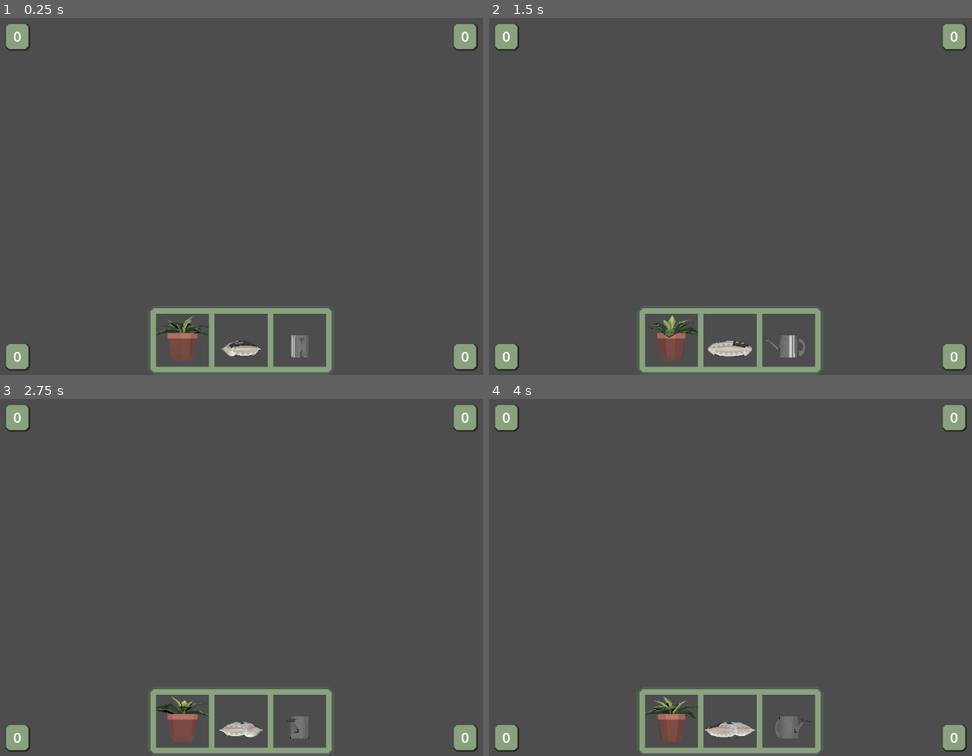
Above: before the commit, frames 1-4 (two rows, left to right).
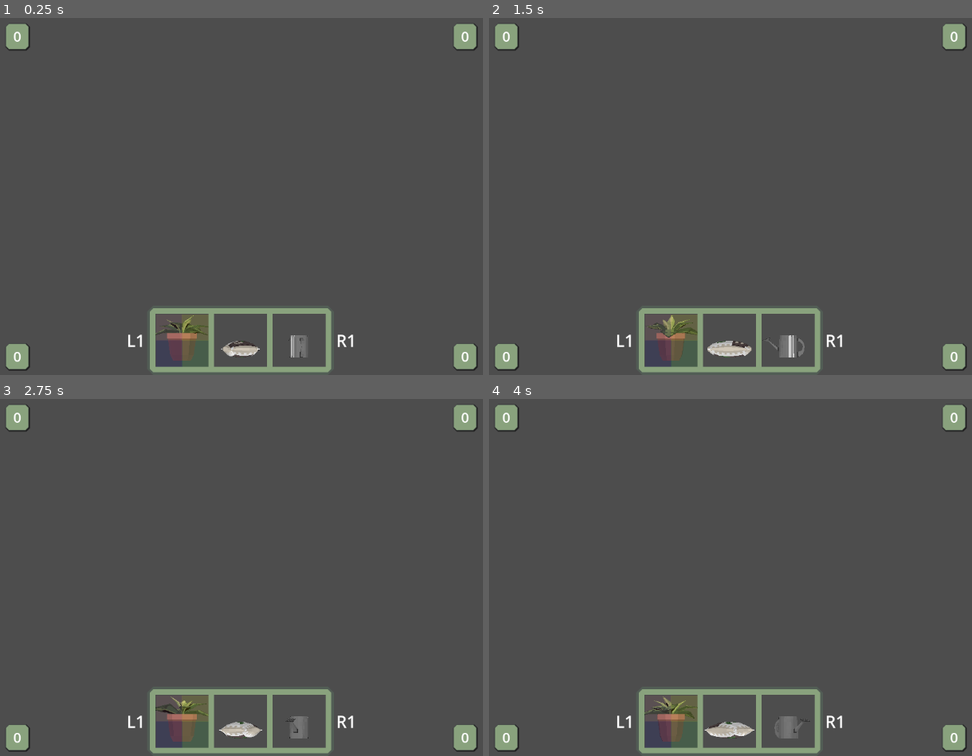
Above: after the commit, the same moments.

Repository: ronincampbell/GDS2Project
Game: Godot game, scene res://UI/prop placement/prop_placement.tscn
Two runs of this game, one before a commit and one after it. Both use one fixed random seed, a clock stepped at 60 frames per second and the inputs below. This scene is started directly instead of the project's main scene.
Inputs:
- Up to frame 1 (0.25 s): no input
- Up to frame 2 (1.5 s): tap Enter (KeyboardJoin) at 0.5 s; hold D (PlayerRight) 0.53-1.28 s; hold Enter (KeyboardJoin) 0.53-1.28 s; tap Space at 0.77 s; hold S (PlayerDown) from 1.28 s (still down); tap E (PlayerInteract) at 1.35 s
- Up to frame 3 (2.75 s): tap Space at 1.52 s; release S (PlayerDown) at 2.03 s; hold D (PlayerRight) from 2.03 s (still down); hold R from 2.03 s (still down)
- Up to frame 4 (4 s): release D (PlayerRight) at 2.78 s; release R at 2.78 s; hold W (PlayerUp) 2.78-3.53 s; tap Enter (KeyboardJoin) at 2.85 s; tap Space at 3.02, 3.77 s; hold A (PlayerLeft) from 3.53 s (still down); hold E (PlayerInteract) from 3.53 s (still down)

The runs differ from the first frame. In frame 1, 0.6% of the frame differs, in the area x 26-74%, y 81-100%; in frame 2, 0.7%; in frame 3, 0.6%; in frame 4, 0.6%.

Commit message:
selected prop is now highlighted

Diff:
--- a/UI/prop placement/prop_placement.gd
+++ b/UI/prop placement/prop_placement.gd
@@ -1,12 +1,39 @@
 extends Control
 
-@onready var hotbar = $PanelContainer/MarginContainer/GridContainer
+@onready var hotbar = $HBoxContainer/PanelContainer/MarginContainer/GridContainer
 
-const props_inventory: Dictionary = {"plant":preload("res://Props/prop_plant.tscn"), "fertiliser":preload("res://Props/prop_fertiliser.tscn"), "watering_can":preload("res://Props/prop_watering_can.tscn")}
+const prop_models: Dictionary = {"plant":preload("res://Props/prop_plant.tscn"), "fertiliser":preload("res://Props/prop_fertiliser.tscn"), "watering_can":preload("res://Props/prop_watering_can.tscn")}
 const prop_slot = preload("res://UI/prop placement/prop_slot.tscn")
 
+enum players {PLAYER1, PLAYER2, PLAYER3, PLAYER4}
+var props_list = {
+	"plant": 0,
+	"fertiliser": 0,
+	"watering_can": 0
+}
+var player_current_props = {
+	players.PLAYER1: "plant",
+	players.PLAYER2: "plant",
+	players.PLAYER3: "plant",
+	players.PLAYER4: "plant",
+}
+
 func _ready() -> void:
-	for key in props_inventory.keys():
+	init_hotbar()
+	highlight_selected_props()
+
+func init_hotbar():
+	for key in prop_models.keys():
 		var slot_instance = prop_slot.instantiate()
 		hotbar.add_child(slot_instance)
-		slot_instance.set_slot_prop(props_inventory.get(key))
+		slot_instance.set_slot_prop(prop_models.get(key))
+		props_list.set(key, slot_instance.get_index())
+
+func highlight_selected_props():
+	#some method to update current selected props here
+
+	for prop in hotbar.get_children():
+		prop.clear_selections()
+
+	for player in player_current_props:
+		hotbar.get_child(props_list.get(player_current_props.get(player))).set_selections(player)
--- a/UI/prop placement/prop_placement.tscn
+++ b/UI/prop placement/prop_placement.tscn
@@ -24,29 +24,62 @@
 grow_vertical = 2
 script = ExtResource("1_8oiy1")
 
-[node name="PanelContainer" type="PanelContainer" parent="."]
+[node name="HBoxContainer" type="HBoxContainer" parent="."]
 layout_mode = 1
 anchors_preset = 7
 anchor_left = 0.5
 anchor_top = 1.0
 anchor_right = 0.5
 anchor_bottom = 1.0
-offset_left = -53.0
-offset_top = -106.0
-offset_right = 53.0
+offset_left = -63.0
+offset_top = -126.0
+offset_right = 63.0
 grow_horizontal = 2
 grow_vertical = 0
+
+[node name="L1Label" type="RichTextLabel" parent="HBoxContainer"]
+custom_minimum_size = Vector2(32, 32)
+layout_mode = 2
+theme_override_font_sizes/bold_italics_font_size = 30
+theme_override_font_sizes/italics_font_size = 30
+theme_override_font_sizes/mono_font_size = 30
+theme_override_font_sizes/normal_font_size = 30
+theme_override_font_sizes/bold_font_size = 30
+text = "L1"
+fit_content = true
+scroll_active = false
+autowrap_mode = 0
+horizontal_alignment = 1
+vertical_alignment = 1
+
+[node name="PanelContainer" type="PanelContainer" parent="HBoxContainer"]
+layout_mode = 2
 theme_override_styles/panel = SubResource("StyleBoxFlat_ce1e4")
 
-[node name="MarginContainer" type="MarginContainer" parent="PanelContainer"]
+[node name="MarginContainer" type="MarginContainer" parent="HBoxContainer/PanelContainer"]
 layout_mode = 2
 theme_override_constants/margin_left = 10
 theme_override_constants/margin_top = 10
 theme_override_constants/margin_right = 10
 theme_override_constants/margin_bottom = 10
 
-[node name="GridContainer" type="GridContainer" parent="PanelContainer/MarginContainer"]
+[node name="GridContainer" type="GridContainer" parent="HBoxContainer/PanelContainer/MarginContainer"]
 custom_minimum_size = Vector2(96, 96)
 layout_mode = 2
 theme_override_constants/h_separation = 10
 columns = 7
+
+[node name="R1Label" type="RichTextLabel" parent="HBoxContainer"]
+custom_minimum_size = Vector2(32, 32)
+layout_mode = 2
+theme_override_font_sizes/bold_italics_font_size = 30
+theme_override_font_sizes/italics_font_size = 30
+theme_override_font_sizes/mono_font_size = 30
+theme_override_font_sizes/normal_font_size = 30
+theme_override_font_sizes/bold_font_size = 30
+text = "R1"
+fit_content = true
+scroll_active = false
+autowrap_mode = 0
+horizontal_alignment = 1
+vertical_alignment = 1
--- a/UI/prop placement/prop_slot.gd
+++ b/UI/prop placement/prop_slot.gd
@@ -1,5 +1,12 @@
 extends TextureRect
+
 @onready var prop_container = $SubViewport/PropContainer
+@onready var player_panels = [
+	$VBoxContainer/HBoxContainer/Player1,
+	$VBoxContainer/HBoxContainer/Player2,
+	$VBoxContainer/HBoxContainer2/Player3,
+	$VBoxContainer/HBoxContainer2/Player4
+]
 
 func _process(delta):
 	prop_container.rotate_y(1 * delta)
@@ -13,3 +20,10 @@
 	prop.axis_lock_linear_x = true
 	prop.axis_lock_linear_y = true
 	prop.axis_lock_linear_z = true
+
+func clear_selections():
+	for panel in player_panels:
+		panel.hide()
+
+func set_selections(player_index: int):
+	player_panels.get(player_index).show()
--- a/UI/prop placement/prop_slot.tscn
+++ b/UI/prop placement/prop_slot.tscn
@@ -1,10 +1,22 @@
-[gd_scene load_steps=5 format=3 uid="uid://dy5yofdht7y8i"]
+[gd_scene load_steps=9 format=3 uid="uid://dy5yofdht7y8i"]
 
 [ext_resource type="PackedScene" uid="uid://17eyatpnwt7o" path="res://Props/prop_fertiliser.tscn" id="1_hyoth"]
 [ext_resource type="Script" uid="uid://dcgb7y8m41wqj" path="res://UI/prop placement/prop_slot.gd" id="1_k3s0n"]
 
 [sub_resource type="ViewportTexture" id="ViewportTexture_hyoth"]
 viewport_path = NodePath("SubViewport")
+
+[sub_resource type="StyleBoxFlat" id="StyleBoxFlat_k3s0n"]
+bg_color = Color(0.521569, 0.360784, 0.392157, 0.235294)
+
+[sub_resource type="StyleBoxFlat" id="StyleBoxFlat_7x2uc"]
+bg_color = Color(0.678431, 0.654902, 0.172549, 0.235294)
+
+[sub_resource type="StyleBoxFlat" id="StyleBoxFlat_llvrh"]
+bg_color = Color(0.0509804, 0.0666667, 0.431373, 0.235294)
+
+[sub_resource type="StyleBoxFlat" id="StyleBoxFlat_5n30a"]
+bg_color = Color(0.203922, 0.580392, 0.262745, 0.235294)
 
 [sub_resource type="Environment" id="Environment_k3s0n"]
 background_color = Color(0.478431, 0.74902, 0.4, 0.486275)
@@ -26,6 +38,55 @@
 texture = SubResource("ViewportTexture_hyoth")
 script = ExtResource("1_k3s0n")
 
+[node name="VBoxContainer" type="VBoxContainer" parent="."]
+layout_mode = 1
+anchors_preset = 8
+anchor_left = 0.5
+anchor_top = 0.5
+anchor_right = 0.5
+anchor_bottom = 0.5
+offset_left = -47.5
+offset_top = -47.5
+offset_right = 47.5
+offset_bottom = 47.5
+grow_horizontal = 2
+grow_vertical = 2
+theme_override_constants/separation = -1
+
+[node name="HBoxContainer" type="HBoxContainer" parent="VBoxContainer"]
+layout_mode = 2
+size_flags_vertical = 4
+theme_override_constants/separation = -1
+
+[node name="Player1" type="PanelContainer" parent="VBoxContainer/HBoxContainer"]
+visible = false
+custom_minimum_size = Vector2(48, 48)
+layout_mode = 2
+theme_override_styles/panel = SubResource("StyleBoxFlat_k3s0n")
+
+[node name="Player2" type="PanelContainer" parent="VBoxContainer/HBoxContainer"]
+visible = false
+custom_minimum_size = Vector2(48, 48)
+layout_mode = 2
+theme_override_styles/panel = SubResource("StyleBoxFlat_7x2uc")
+
+[node name="HBoxContainer2" type="HBoxContainer" parent="VBoxContainer"]
+layout_mode = 2
+size_flags_vertical = 4
+theme_override_constants/separation = -1
+
+[node name="Player3" type="PanelContainer" parent="VBoxContainer/HBoxContainer2"]
+visible = false
+custom_minimum_size = Vector2(48, 48)
+layout_mode = 2
+theme_override_styles/panel = SubResource("StyleBoxFlat_llvrh")
+
+[node name="Player4" type="PanelContainer" parent="VBoxContainer/HBoxContainer2"]
+visible = false
+custom_minimum_size = Vector2(48, 48)
+layout_mode = 2
+theme_override_styles/panel = SubResource("StyleBoxFlat_5n30a")
+
 [node name="SubViewport" type="SubViewport" parent="."]
 own_world_3d = true
 gui_disable_input = true
